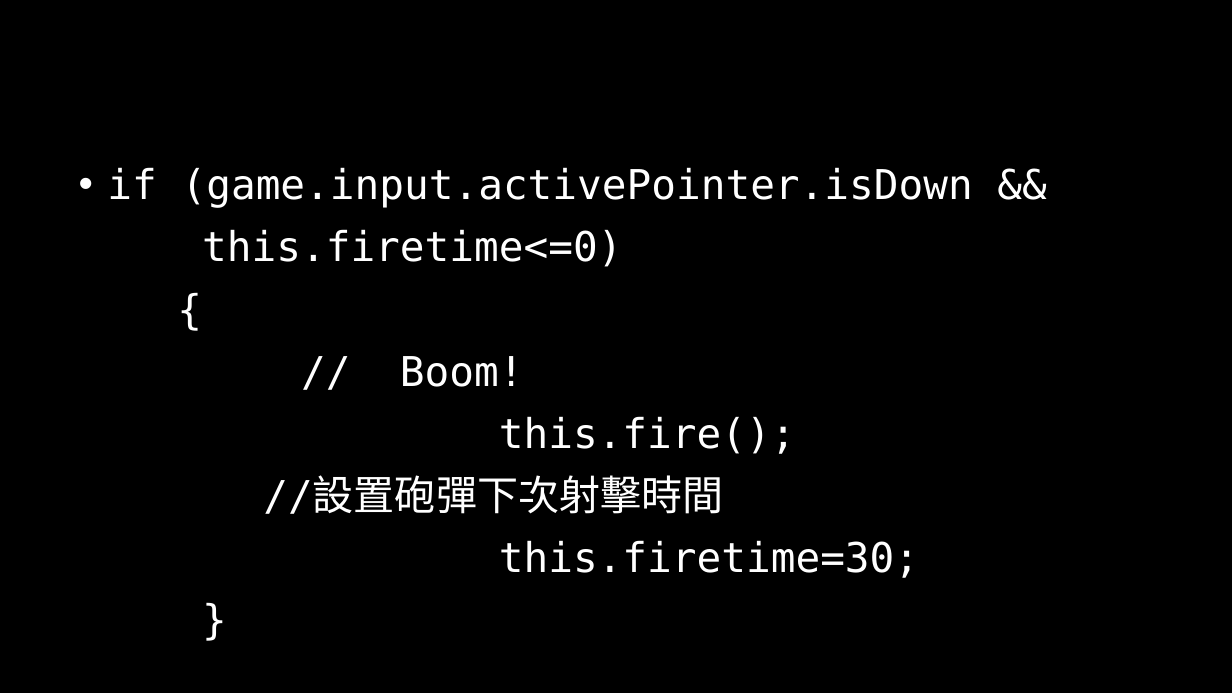
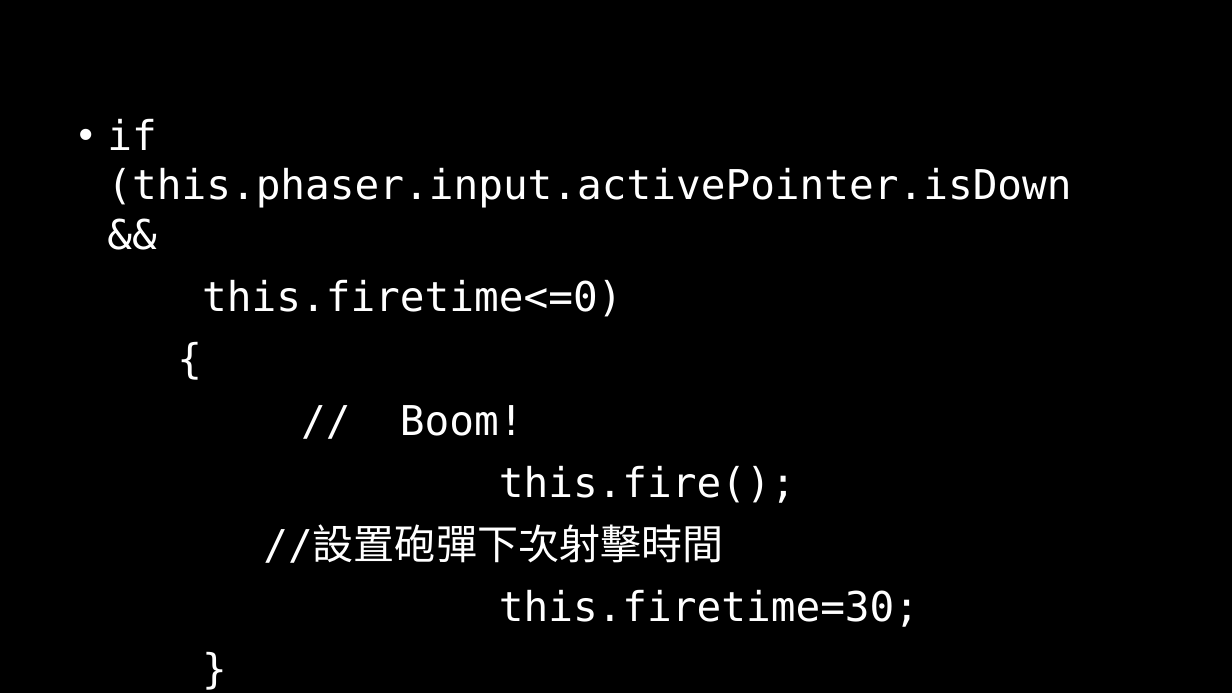
Before and after one commit to NCHUIT/104B_phaser_tanks_war, a slide deck: slide 9 of 02_fire/Phaser.pptx. Drawn at 1232x693 pixels with LibreOffice and Linux fonts; fonts in the diff are those of the drawing; background and template pictures are left out. Boxes give left, top, right and bottom in pixels: in the first picture for what was removed or moved away, otherwise in the second. Text is boxed around its words. In the diff, an @@ line names an element or a change of style, - is before the commit and + after.

```diff
--- a/02_fire/Phaser.pptx
+++ b/02_fire/Phaser.pptx
@@ text at box(107, 118, 1071, 208): text changed @@
-• if (game.input.activePointer.isDown &&
+• if (this.phaser.input.activePointer.isDown &&
```
Also in this commit, not shown: 5 other slides changed, 5 other files.
